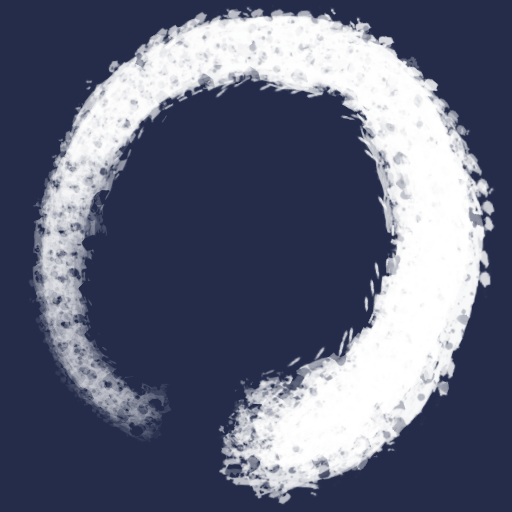
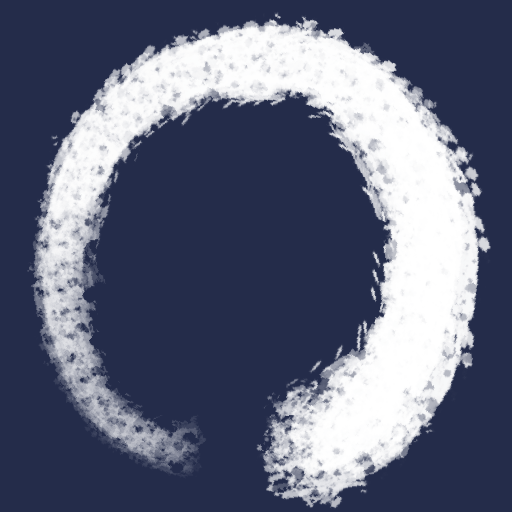
Layers edited between the first and the second 512×512 image:
painted on "Layer 2" over (x1=27, y1=5, x2=496, y2=510)
painted on "Layer 1" over (x1=27, y1=5, x2=496, y2=510)
